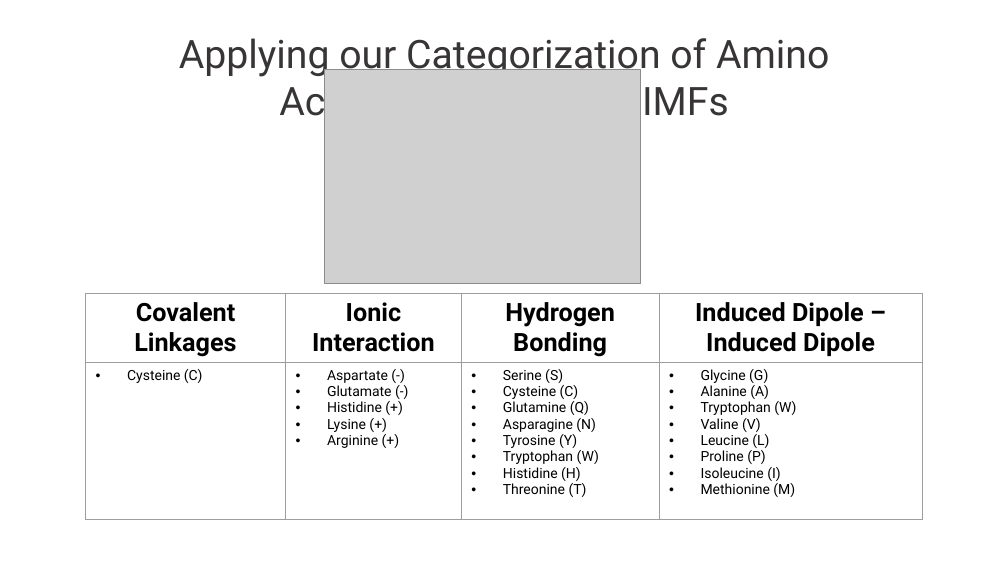
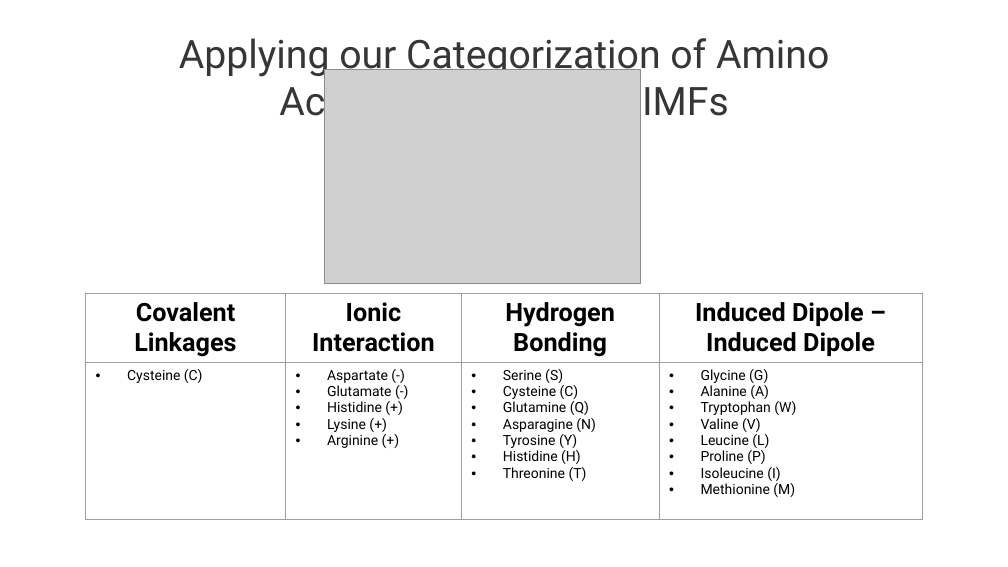
Before and after one commit to david-zhao-0/david-zhao-0.github.io_old, a slide deck: slide 7 of GSSMaterials/Slides/091422_SecondaryStructure.pptx. Drawn at 1008x567 pixels with LibreOffice and Linux fonts; fonts in the diff are those of the drawing; grey boxes stand for pictures; background and template pictures are left out. Boxes give left, top, right and bottom in pixels: in the first picture for what was removed or moved away, otherwise in the second. Text is boxed around its words. In the diff, an @@ line names an element or a change of style, - is before the commit and + after.

```diff
--- a/GSSMaterials/Slides/091422_SecondaryStructure.pptx
+++ b/GSSMaterials/Slides/091422_SecondaryStructure.pptx
@@ table at [86,293,921,501] @@
-row 2, column 3: Serine (S) / Cysteine (C) / Glutamine (Q) / Asparagine (N) / Tyrosine (Y) / Tryptophan (W) / Histidine (H) / Threonine (T)
+row 2, column 3: Serine (S) / Cysteine (C) / Glutamine (Q) / Asparagine (N) / Tyrosine (Y) / Histidine (H) / Threonine (T)
```
Also in this commit, not shown: 1 other file.
